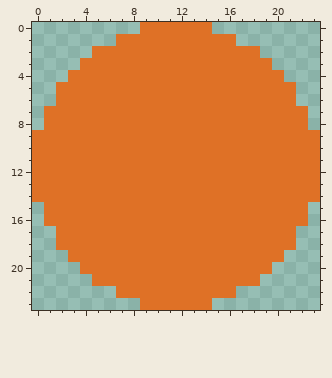
Two versions of one pixel-art file, assets/persimmon.aseprite. That is the earlier state.
24x24 pixels, 1 frame.
After the commit:
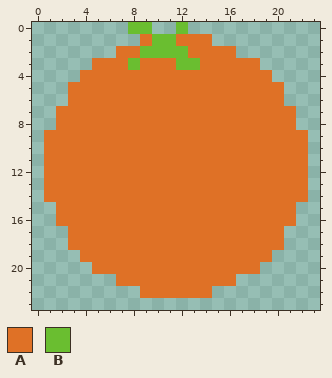
Palette (. is transparent): A #df7126  B #6abe30
The exact change:
{"change": "layer \"Layer 1\" now hidden"}
{"change": "layer \"Layer 2\" added"}
{"y":0,"x":8,"old":".AAAAAA","new":"BB..B.."}
{"y":1,"x":7,"old":"AA","new":".."}
{"y":1,"x":10,"old":"AA","new":"BB"}
{"y":1,"x":15,"old":"AA","new":".."}
{"y":2,"x":5,"old":"AA","new":".."}
{"y":2,"x":9,"old":"AAAA","new":"BBBB"}
{"y":2,"x":17,"old":"AA","new":".."}
{"y":3,"x":4,"old":"A","new":"."}
{"y":3,"x":8,"old":"A","new":"B"}
{"y":3,"x":12,"old":"AA","new":"BB"}
{"y":3,"x":19,"old":"A","new":"."}
{"y":4,"x":3,"old":"A","new":"."}
{"y":4,"x":20,"old":"A","new":"."}
{"y":5,"x":2,"old":"A","new":"."}
{"y":5,"x":21,"old":"A","new":"."}
{"y":6,"x":2,"old":"A","new":"."}
{"y":6,"x":21,"old":"A","new":"."}
{"y":7,"x":1,"old":"A","new":"."}
{"y":7,"x":22,"old":"A","new":"."}
{"y":8,"x":1,"old":"A","new":"."}
{"y":8,"x":22,"old":"A","new":"."}
{"y":9,"x":0,"old":"A","new":"."}
{"y":9,"x":23,"old":"A","new":"."}
{"y":10,"x":0,"old":"A","new":"."}
{"y":10,"x":23,"old":"A","new":"."}
{"y":11,"x":0,"old":"A","new":"."}
{"y":11,"x":23,"old":"A","new":"."}
{"y":12,"x":0,"old":"A","new":"."}
{"y":12,"x":23,"old":"A","new":"."}
{"y":13,"x":0,"old":"A","new":"."}
{"y":13,"x":23,"old":"A","new":"."}
{"y":14,"x":0,"old":"A","new":"."}
{"y":14,"x":23,"old":"A","new":"."}
{"y":15,"x":1,"old":"A","new":"."}
{"y":15,"x":22,"old":"A","new":"."}
{"y":16,"x":1,"old":"A","new":"."}
{"y":16,"x":22,"old":"A","new":"."}
{"y":17,"x":2,"old":"A","new":"."}
{"y":17,"x":21,"old":"A","new":"."}
{"y":18,"x":2,"old":"A","new":"."}
{"y":18,"x":21,"old":"A","new":"."}
{"y":19,"x":3,"old":"A","new":"."}
{"y":19,"x":20,"old":"A","new":"."}
{"y":20,"x":4,"old":"A","new":"."}
{"y":20,"x":19,"old":"A","new":"."}
{"y":21,"x":5,"old":"AA","new":".."}
{"y":21,"x":17,"old":"AA","new":".."}
{"y":22,"x":7,"old":"AA","new":".."}
{"y":22,"x":15,"old":"AA","new":".."}
{"y":23,"x":9,"old":"AAAAAA","new":"......"}
{"label":"changed","picture_box":[32,22,320,310]}
